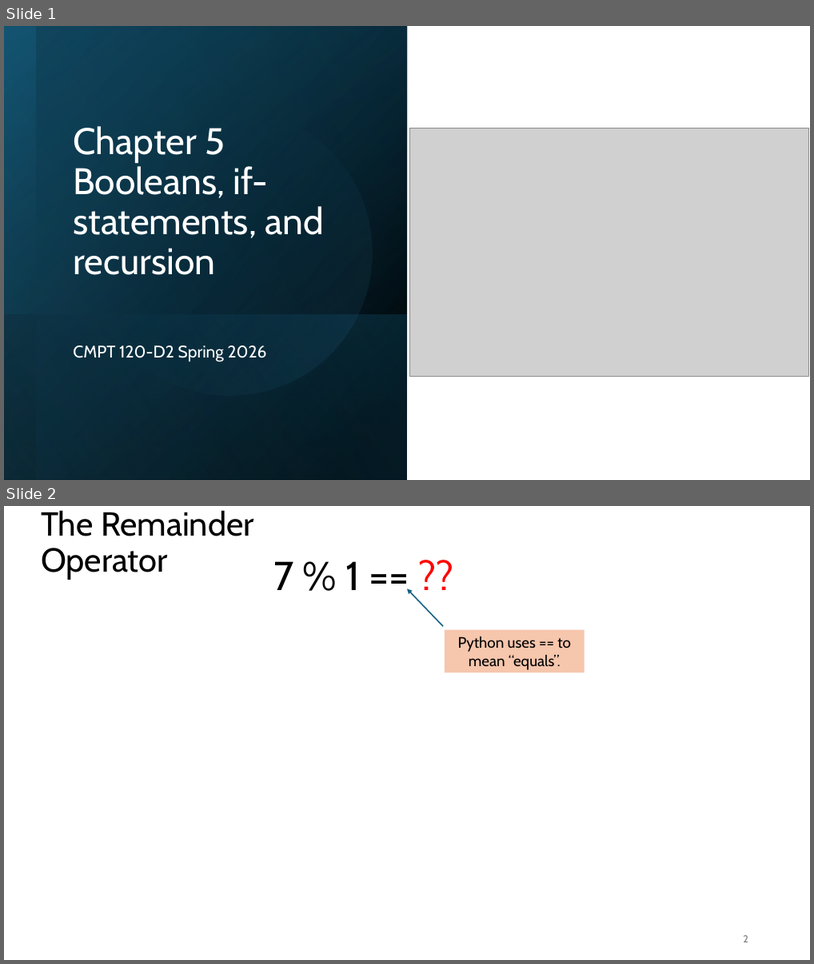
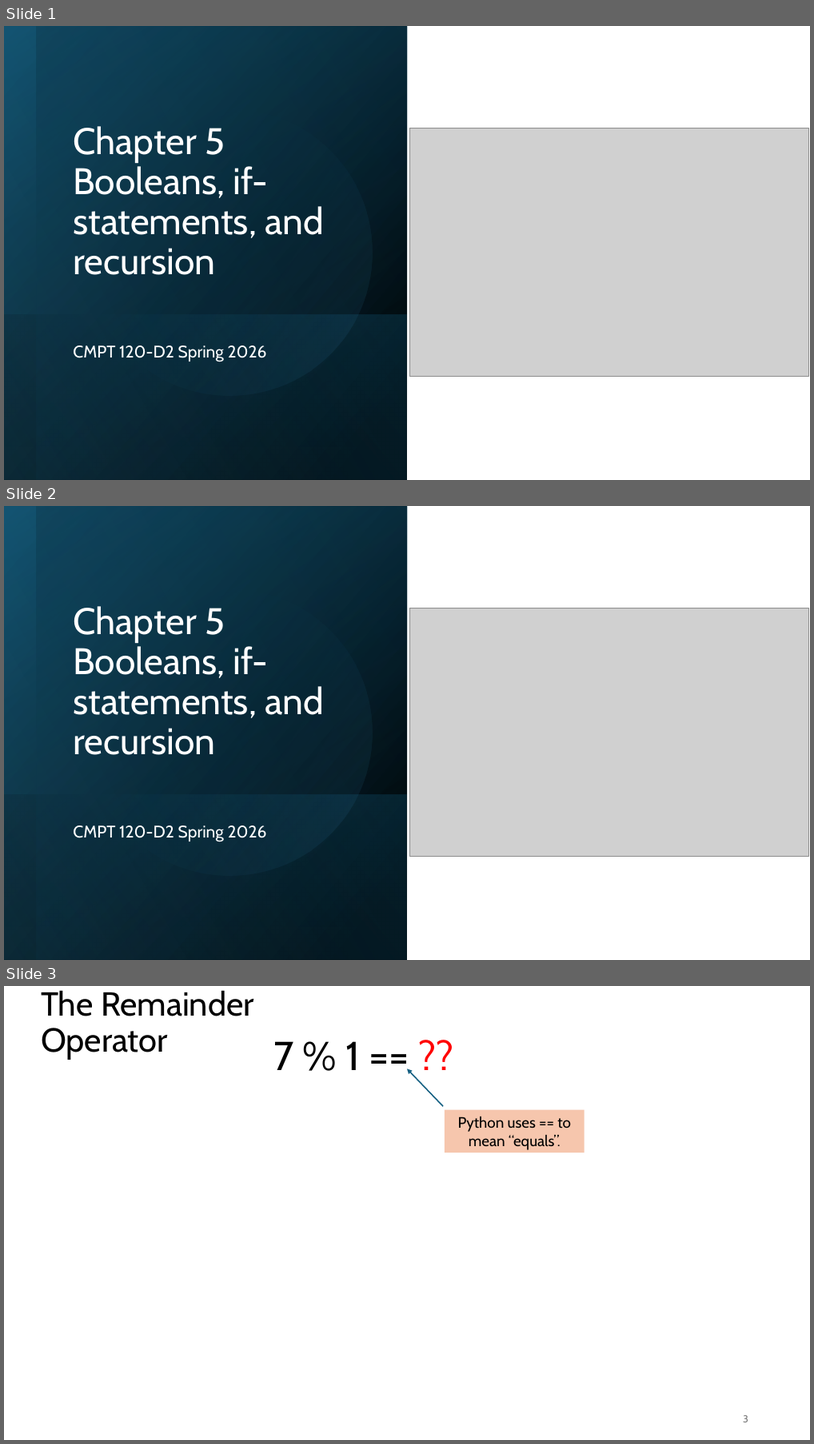
Before and after one commit to tjd1234/cmpt120spring2026, a slide deck: lecture_notes/chapter5/chapter5.pptx. Shown one above the other, each under a label of ours: slides 1 and 2 before the commit, slides 1, 2 and 3 after it. The pictures are 814x964 and 814x1444 pixels, drawn with LibreOffice and Linux fonts; fonts in the diff are those of the drawing; grey boxes stand for pictures. Boxes give left, top, right and bottom in pixels: in the first picture for what was removed or moved away, otherwise in the second. Text is boxed around its words. In the diff, an @@ line names an element or a change of style, - is before the commit and + after.

```diff
--- a/lecture_notes/chapter5/chapter5.pptx
+++ b/lecture_notes/chapter5/chapter5.pptx
@@ slide 2 added at [4,506,810,960], background #FFFFFF @@
@@ rectangle added at [4,506,407,960], fill gradient #000000 to #104862 @@
@@ rectangle added at [4,507,408,927], fill gradient #000000 to #156082 @@
@@ rectangle added at [4,506,407,960], fill gradient #000000 to #46B1E1 @@
@@ rectangle added at [36,507,407,960], fill gradient #104862 to #0B3041 @@
@@ ellipse added at [61,563,398,900], fill gradient #156082 to #46B1E1 @@
@@ title added at [73,606,324,755], 44 pt, text #FFFFFF @@
+Chapter 5
+Booleans, if-statements, and recursion
@@ picture added at [410,608,809,856] @@
@@ rectangle added at [4,794,407,960], fill gradient #156082 to #000000 @@
@@ subtitle added at [73,825,267,842], 20 pt, text #FFFFFF @@
+CMPT 120-D2 Spring 2026
@@ what was slide 2 is now slide 3 @@
@@ page number at [743,1415,749,1422]: text changed @@
-2
+3
```
Also in this commit, not shown: 20 slides changed, 1 other file.
